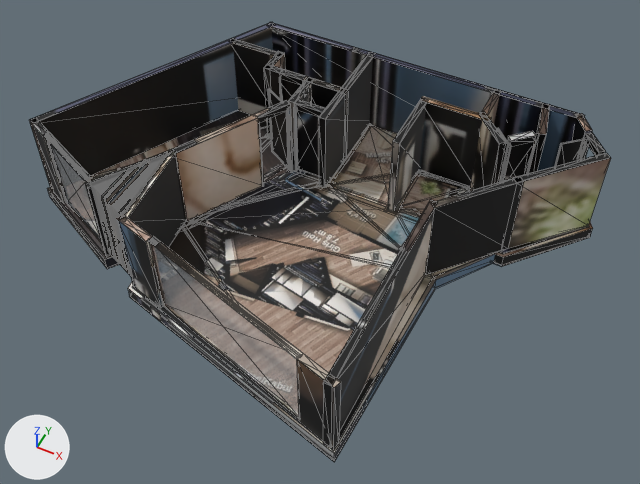
The glTF model _bake/glb/kent-8/model.glb, before and after one commit.
Both versions are drawn from a 50 mm camera at (7.04, -12.65, 15.96) aimed at (0.82, -0.22, 0.41). Arrows for +X, +Y and +Z are at lower left; the lights stay in place. The picture after the commit comes second. Mesh edges are drawn as thin lines. Where no turn or scale is listed for an object, it has been applied to the vertices. Vertices at exactly the same position are counted once.

The older version as bpy lines, for what is in view:
```python
mat_baked = bpy.data.materials.new('baked')
mat_baked.use_nodes = True; mat_baked.node_tree.nodes.clear()
_N = mat_baked.node_tree.nodes; _L = mat_baked.node_tree.links
n0 = _N.new('ShaderNodeBsdfPrincipled'); n0.name = 'Principled BSDF'
n1 = _N.new('ShaderNodeOutputMaterial'); n1.name = 'Material Output'
n2 = _N.new('ShaderNodeTexImage'); n2.name = 'Image Texture'
n2.image = img_model_glb
n3 = _N.new('ShaderNodeMapping'); n3.name = 'Mapping'
n3.inputs[1].default_value = (0.00143, -14.87, 0.0)  # 'Location'
n3.inputs[3].default_value = (15.96, 15.86, 1.0)  # 'Scale'
n4 = _N.new('ShaderNodeUVMap'); n4.name = 'UV Map'
n4.uv_map = 'UVMap'
_L.new(n0.outputs[0], n1.inputs[0])  # 'BSDF' to 'Surface'
_L.new(n2.outputs[0], n0.inputs[0])  # 'Color' to 'Base Color'
_L.new(n3.outputs[0], n2.inputs[0])  # 'Vector' to 'Vector'
_L.new(n4.outputs[0], n3.inputs[0])  # 'UV' to 'Vector'
me_mesh_0 = bpy.data.meshes.new('Mesh_0')
me_mesh_0.from_pydata(...)  # 2240 vertices, 4060 faces; spans x 0.0..12.82, y -9.7..0.0, z 0.0..2.62
me_mesh_0.materials.append(mat_baked)
me_mesh_1 = bpy.data.meshes.new('Mesh_1')
me_mesh_1.from_pydata(...)  # 8 vertices, 12 faces; spans x 0.76..2.53, y -7.22..-6.41, z 0.36..2.61
me_mesh_1.materials.append(mat_glass_rt)  # white #edf3f9
me_mesh_2 = bpy.data.meshes.new('Mesh_2')
me_mesh_2.from_pydata(...)  # 8 vertices, 12 faces; spans x 4.76..8.9, y -9.31..-8.07, z 0.36..2.61
me_mesh_2.materials.append(mat_glass_rt)  # white #edf3f9
ob_mesh_0 = bpy.data.objects.new('Mesh_0', me_mesh_0)
ob_mesh_0.location = (-6.39, 4.9, -0.36)
ob_mesh_1 = bpy.data.objects.new('Mesh_1', me_mesh_1)
ob_mesh_1.location = (-6.39, 4.9, -0.36)
ob_mesh_2 = bpy.data.objects.new('Mesh_2', me_mesh_2)
ob_mesh_2.location = (-6.39, 4.9, -0.36)
```
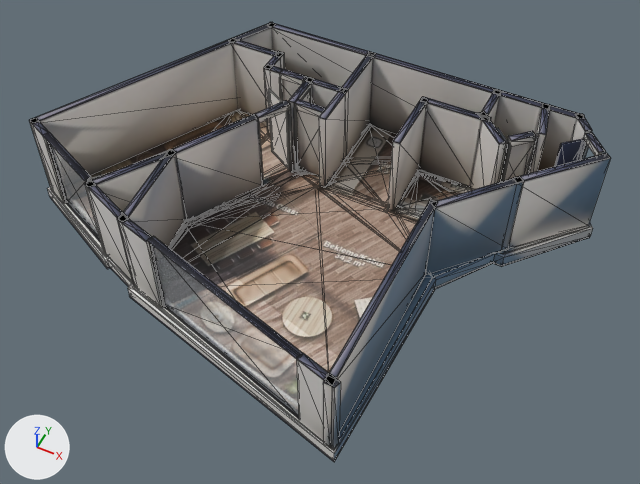
What changed in the scene script:
```text
Change mat_baked:
    where n3 = _N.new('ShaderNodeMapping'); n3.name = 'Mapping'
    n3.inputs[1].default_value: (0.00143, -14.87, 0.0) -> (0.00103, -14.97, 0.0)  # 'Location'
    n3.inputs[3].default_value: (15.96, 15.86, 1.0) -> (15.58, 15.97, 1.0)  # 'Scale'
Change me_mesh_0:
    used by ob_mesh_0; location = (-6.39, 4.9, -0.36)
    remove me_mesh_0.from_pydata(...)  # 2240 vertices, 4060 faces; spans x 0.0..12.82, y -9.7..0.0, z 0.0..2.62
    add me_mesh_0.from_pydata(...)  # 2166 vertices, 3964 faces; spans x 0.0..12.82, y -9.7..0.0, z 0.0..2.62
    me_mesh_0 part 1: a new loose piece, a box spanning x 8.07..9.8, y -1.41..-1.24, z 0.36..2.61, in mat_baked
    me_mesh_0 part 2: a new loose piece, a box spanning x 8.067..9.805, y -1.415..-1.241, z 2.61..2.622, in mat_baked
    me_mesh_0 part 3: a new loose piece, a box spanning x 9.54..9.71, y -9.62..-4.43, z 0.36..2.61, in mat_baked
    me_mesh_0 part 4: a new loose piece, a box spanning x 9.536..9.71, y -9.62..-4.426, z 2.61..2.622, in mat_baked
    me_mesh_0 part 5: the loose piece of 8 vertices spanning x 8.06..9.81, y -1.42..-1.24, z 2.61..2.62 is turned -23 degrees about the z axis through its middle and scaled by 0.875, then moved by (-5.64, -6.26, 0.0)
    me_mesh_0 part 6: the loose piece of 12 vertices spanning x 3.66..3.69, y -7.75..-5.72, z 0.36..2.62 is rebuilt with 8 vertices and now spans x 3.7..3.92, y -7.85..-5.68, z 0.36..2.56
    me_mesh_0 part 7: 29 loose pieces with 336 vertices, spanning x 2.75..9.81, y -9.63..-1.24, z 0.36..2.62, are deleted
    me_mesh_0 part 8: 4 vertices moved within x 2.69..10.04, y -7.44..-1.32, z 0.0..2.62; 307 vertices removed from x 2.56..12.03, y -7.93..-0.18, z 0.36..2.62; 541 vertices added at x 2.46..12.02, y -7.99..-0.1, z 0.0..2.62
    me_mesh_0 part 9: 5 vertices removed from x 0.1..0.17, y -6.21..-6.06, z 0.36..2.62; 5 vertices added at x 0.1..0.18, y -6.22..-6.06, z 0.36..2.62
    me_mesh_0 part 10: 5 vertices removed from x 8.92..9.82, y -9.64..-9.22, z 2.61..2.62; 5 vertices added at x 8.92..9.81, y -9.64..-9.21, z 2.61..2.62
    me_mesh_0 part 11: 1667 kept faces spanning x 0.0..12.82, y -9.7..0.0, z 0.0..2.62 get new texture (UV) coordinates
```

Location of each change, (x1, y1, x2, y2) in pixels of the pictures (640 x 484 px; the box of a moved part takes in the faces that stretch with it):
'Mesh_0', surface changed, reshaped
    both: (29, 22, 611, 462)
part 1 of me_mesh_0, added
    after: (419, 103, 491, 187)
part 2 of me_mesh_0, added
    after: (421, 96, 491, 120)
part 3 of me_mesh_0, added
    after: (323, 210, 434, 448)
part 4 of me_mesh_0, added
    after: (323, 199, 437, 386)
part 5 of me_mesh_0, moved or reshaped
    before: (421, 96, 491, 121)
    after: (85, 180, 128, 222)
part 6 of me_mesh_0, rebuilt (not visible afterwards)
    before: (116, 154, 168, 218)
part 7 of me_mesh_0, deleted
    before: (92, 103, 491, 448)
part 8 of me_mesh_0, moved or reshaped
    before: (85, 55, 586, 307)
    after: (47, 54, 583, 460)
part 9 of me_mesh_0, moved or reshaped
    both: (30, 117, 63, 202)
part 10 of me_mesh_0, moved or reshaped
    before: (297, 353, 341, 441)
    after: (297, 353, 341, 442)
part 11 of me_mesh_0, surface changed
    both: (29, 27, 611, 462)
